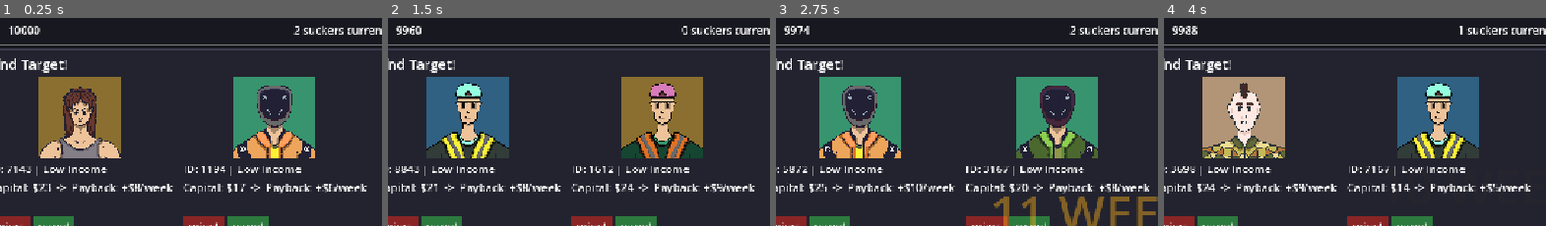
Above: before the commit, frames 1-4 (left to right).
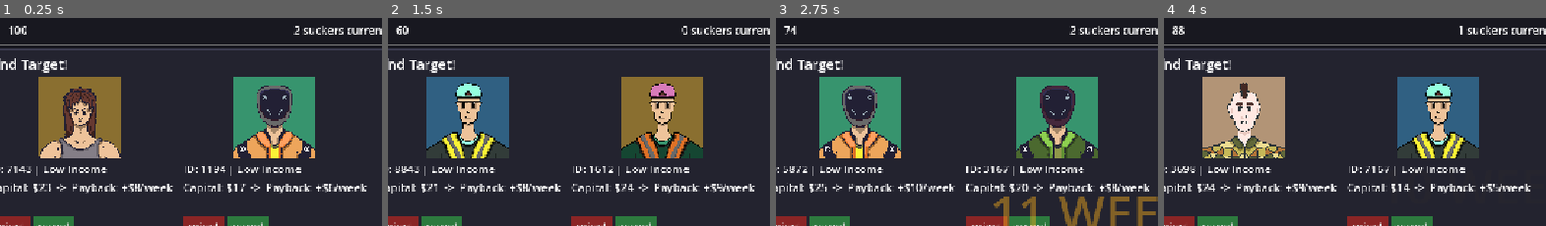
Above: after the commit, the same moments.

Repository: DwikiFebrian/galbay
Game: Godot game, scene res://main.tscn
Same seed, same stepped clock (60 frames per second), same inputs: the game is played once before the commit and once after it.
Inputs:
- Up to frame 1 (0.25 s): no input
- Up to frame 2 (1.5 s): click "accept" at 0.5 s; click "accept" at 1.25 s
- Up to frame 3 (2.75 s): click "Next Week!" at 2 s
- Up to frame 4 (4 s): click "Next Week!" at 2.75 s; click "reject" at 3.5 s
The pictures show only the part of the screen within x 3-53%, y 0-50%; the shares and areas given below are measured in that part.

The runs differ from the first frame. In frame 1, 0.1% of the frame differs, in the area x 7-11%, y 3-9%; in frame 2, 0.2%; in frame 3, 0.2%; in frame 4, 0.2%, in the area x 2-9%, y 3-9%.

Commit message:
sound ending

Diff:
--- a/main.gd
+++ b/main.gd
@@ -23,7 +23,8 @@
 @onready var kurang_duid_audio = $"Control/Main layout/PanelContainer/Paneh tengah/kurang duid"
 @onready var accept_audio = $"Control/Main layout/PanelContainer/Paneh tengah/accept"
 @onready var reject_audio = $"Control/Main layout/PanelContainer/Paneh tengah/reject"
-
+@onready var bgm_menang = $"Control/EngGameLayer/bgm menang"
+@onready var bgm_kalah = $"Control/EngGameLayer/bgm kalah"
 @onready var kd_counter_audio = $"Control/Main layout/list/upgrade/MarginContainer/list upgrade/counter expansion/button/kurang duid"
 
 # cutscene
@@ -35,7 +36,7 @@
 var active_row_scene = preload("res://nasabahaktif.tscn")
 
 # state
-var player_cash: int = 10000
+var player_cash: int = 100
 var current_turn: int = 0
 var deadline: int = 12
 var quarter: int = 0
@@ -283,6 +284,7 @@
 func setor_boss():
 	if player_cash < boss_goal:
 		$Control/EngGameLayer.visible = true
+		bgm_kalah.play()
 		anim_menang.visible = false
 		anim_kalah.visible = true
 		anim_kalah.play("default")
@@ -325,6 +327,7 @@
 
 func end_game():
 	$Control/EngGameLayer.visible = true
+	bgm_menang.play()
 	anim_kalah.visible = false
 	anim_menang.visible = true
 	anim_menang.play("default")
--- a/main.tscn
+++ b/main.tscn
@@ -4,14 +4,14 @@
 [ext_resource type="Texture2D" uid="uid://ni10rnjmmcud" path="res://sprite/dollar.png" id="2_1bvp3"]
 [ext_resource type="Texture2D" uid="uid://bgu8bvsla0uem" path="res://sprite/dialog.png" id="2_272bh"]
 [ext_resource type="Texture2D" uid="uid://bhotri2n8u45d" path="res://sprite/profil.png" id="3_lquwl"]
-
+[ext_resource type="AudioStream" uid="uid://g4u51rpkslf" path="res://sound/cant afford.wav" id="4_1bvp3"]
 [ext_resource type="Texture2D" uid="uid://dxukc87t54yjl" path="res://sprite/bganim.png" id="4_7mycd"]
 [ext_resource type="Texture2D" uid="uid://cike325l73sbd" path="res://sprite/playerwin.png" id="5_272bh"]
+[ext_resource type="AudioStream" uid="uid://clt8nnxdvm7ae" path="res://sound/264762__farpro__guiclick.ogg" id="5_lquwl"]
 [ext_resource type="Texture2D" uid="uid://bldppm25jnpbp" path="res://sprite/playerlose.png" id="6_5vw27"]
-
-[ext_resource type="AudioStream" uid="uid://g4u51rpkslf" path="res://sound/cant afford.wav" id="4_1bvp3"]
-[ext_resource type="AudioStream" uid="uid://clt8nnxdvm7ae" path="res://sound/264762__farpro__guiclick.ogg" id="5_lquwl"]
 [ext_resource type="AudioStream" uid="uid://b0mvjwx27rwod" path="res://sound/reject.wav" id="6_7mycd"]
+[ext_resource type="AudioStream" uid="uid://dnftrhuaveo4i" path="res://sound/769801__thelastoneonearth__groovy-winner-end-version.wav" id="11_dg77c"]
+[ext_resource type="AudioStream" uid="uid://df0x1a6nqob2x" path="res://sound/135831__davidbain__end-game-fail.wav" id="12_ycdy4"]
 
 [sub_resource type="StyleBoxFlat" id="StyleBoxFlat_1bvp3"]
 content_margin_left = 8.0
@@ -487,6 +487,12 @@
 grow_vertical = 2
 color = Color(0.10524046, 0.10524041, 0.1052404, 0.4509804)
 
+[node name="bgm menang" type="AudioStreamPlayer" parent="Control/EngGameLayer" unique_id=1293157655]
+stream = ExtResource("11_dg77c")
+
+[node name="bgm kalah" type="AudioStreamPlayer" parent="Control/EngGameLayer" unique_id=1768055598]
+stream = ExtResource("12_ycdy4")
+
 [node name="UIContainer" type="VBoxContainer" parent="Control/EngGameLayer" unique_id=1621772956]
 anchors_preset = 13
 anchor_left = 0.5
Not shown, changed: attribution/attribution.txt
Not shown, added: sound/135831__davidbain__end-game-fail.wav.import
Not shown, added: sound/769801__thelastoneonearth__groovy-winner-end-version.wav.import
Not shown, added: sound/135831__davidbain__end-game-fail.wav
Not shown, added: sound/769801__thelastoneonearth__groovy-winner-end-version.wav
